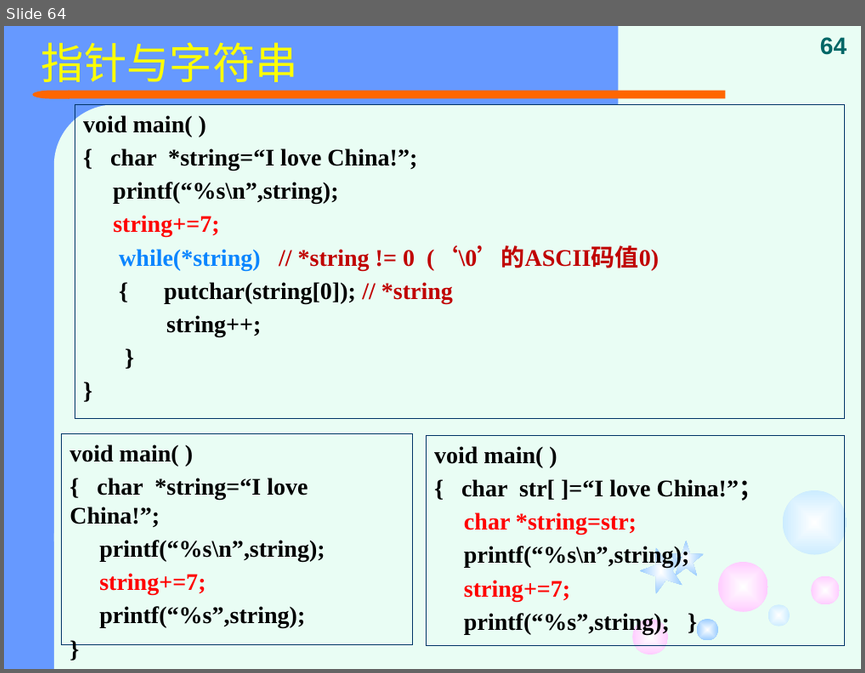
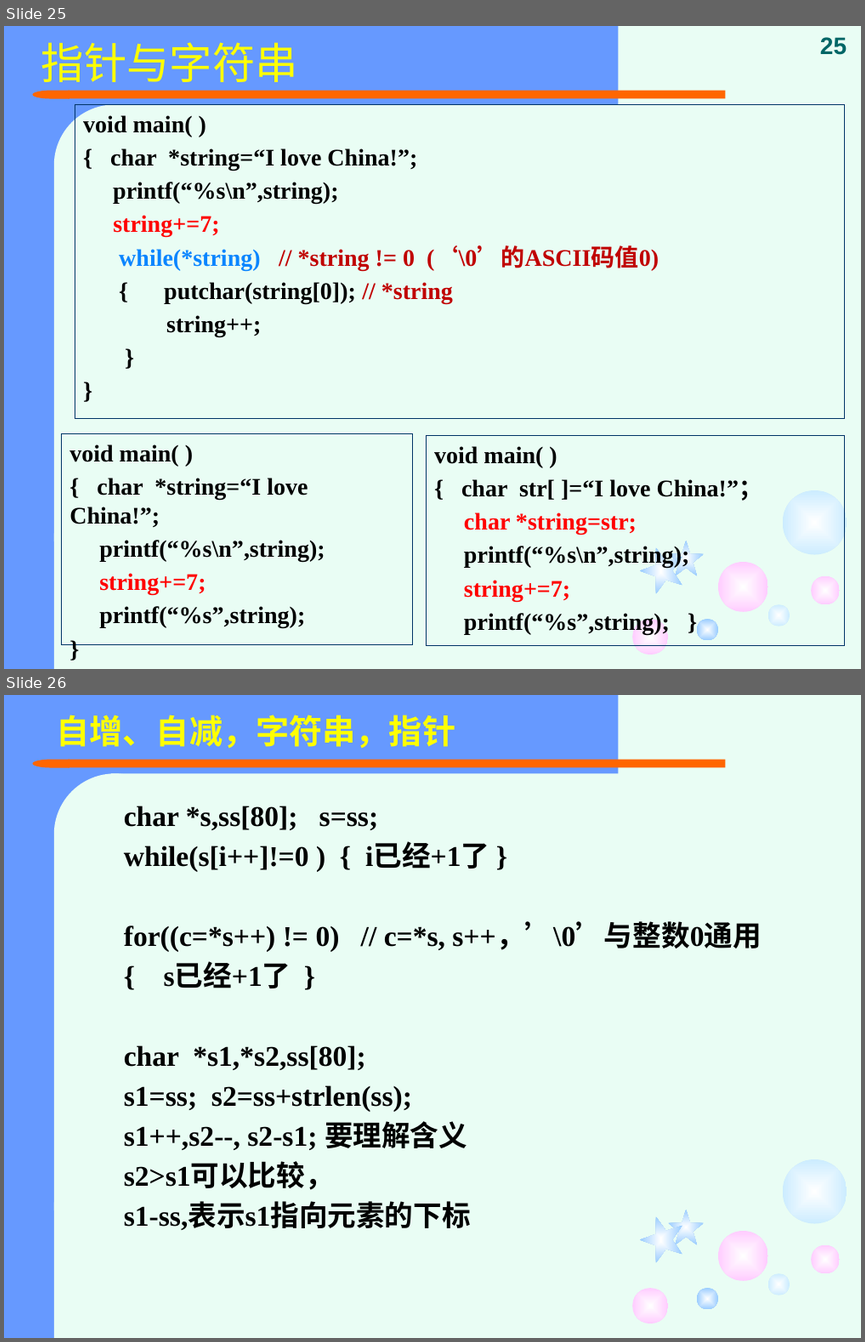
Before and after one commit to jtrfid/C-Repositories, a slide deck: 2015备课/课件/复习.pptx. Shown one above the other, each under a label of ours: slide 64 before the commit, slides 25 and 26 after it. The pictures are 865x673 and 865x1342 pixels, drawn with LibreOffice and Linux fonts; fonts in the diff are those of the drawing. Boxes give left, top, right and bottom in pixels: in the first picture for what was removed or moved away, otherwise in the second. Text is boxed around its words. In the diff, an @@ line names an element or a change of style, - is before the commit and + after.

```diff
--- a/2015备课/课件/复习.pptx
+++ b/2015备课/课件/复习.pptx
@@ slide 26 added at [4, 695, 861, 1338], background #E9FDF4; not listed: 14 template elements that a slide beside it also shows @@
@@ text added at [56, 715, 455, 748], 28 pt, text #FFFF00, bold @@
+自增、自减，字符串，指针
@@ text added at [124, 805, 760, 1230], 24 pt, text #000000, bold @@
+char *s,ss[80]; s=ss;
+while(s[i++]!=0 ) { i已经+1了 }
+for((c=*s++) != 0) // c=*s, s++，’\0’与整数0通用
+{ s已经+1了 }
+char *s1,*s2,ss[80];
+s1=ss; s2=ss+strlen(ss);
+s1++,s2--, s2-s1; 要理解含义
+s2>s1可以比较，
+s1-ss,表示s1指向元素的下标
@@ what was slide 64 is now slide 25 @@
@@ page number at [820, 37, 846, 55]: text changed @@
-64
+25
```
Also in this commit, not shown: 5 slides changed, 3 other slides added, 49 slides removed.
